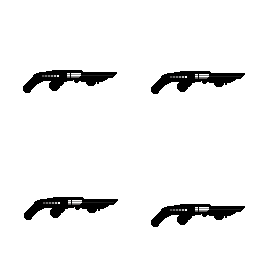
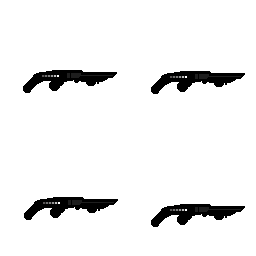
Two versions of the same layered image (256 × 256). Layer-by-layer changes:
painted on "Paint Layer 1" over [67, 73, 209, 212]
